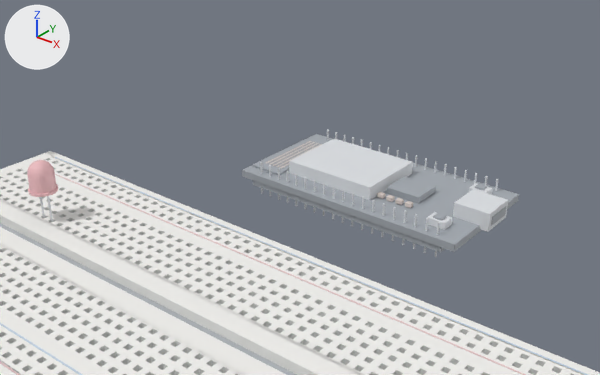
Two versions of the glTF model mcp-server/physical_studio/bench/ready/distance-alarm/step-3.glb, one commit apart.
One viewpoint serves both versions: a 50 mm lens placed at (0.0752, -0.0761, 0.0853), pointed at (-0.022, 0.0453, 0.01). Arrows for +X, +Y and +Z are at upper left; the lights stay in place. The older version comes first. Where no turn or scale is listed for an object, it has been applied to the vertices. Vertices at exactly the same position are counted once.

The first picture shows 'breadboard__mesh', 'led_red__mesh', 'uno__mesh'.
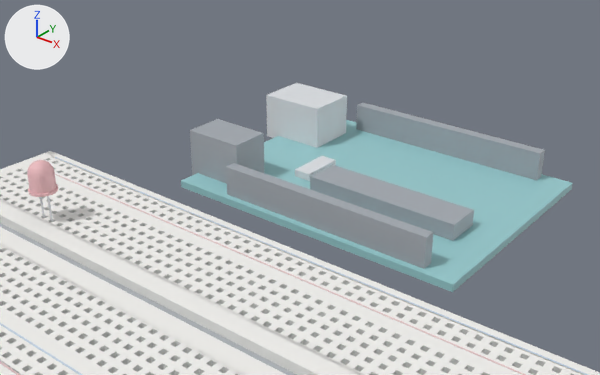
What differs and where, as boxes (x1, y1, x2, y2) in the pictures (600 x 375 px):
```json
{"object": "uno__mesh", "change": "reshaped", "before": [242, 130, 519, 257], "after": [181, 83, 573, 292], "on screen": "41% wider, 64% taller"}
{"part": 1, "of": "me_uno__mesh", "change": "added", "after": [181, 120, 573, 292], "on screen": "cyan"}
{"part": 2, "of": "me_uno__mesh", "change": "added", "after": [266, 83, 347, 148]}
{"part": 3, "of": "me_uno__mesh", "change": "added", "after": [190, 119, 264, 184]}
{"part": 4, "of": "me_uno__mesh", "change": "added", "after": [310, 165, 474, 241]}
{"part": 5, "of": "me_uno__mesh", "change": "added", "after": [295, 156, 336, 181]}
{"part": 6, "of": "me_uno__mesh", "change": "added", "after": [226, 163, 433, 269]}
{"part": 7, "of": "me_uno__mesh", "change": "added", "after": [356, 103, 545, 180]}
{"part": 8, "of": "me_uno__mesh", "change": "deleted", "before": [413, 214, 417, 249]}
{"part": 9, "of": "me_uno__mesh", "change": "deleted", "before": [424, 218, 428, 253]}
{"part": 10, "of": "me_uno__mesh", "change": "deleted", "before": [435, 222, 440, 257]}
{"part": 11, "of": "me_uno__mesh", "change": "deleted", "before": [371, 200, 375, 234]}
{"part": 12, "of": "me_uno__mesh", "change": "deleted", "before": [286, 171, 289, 203]}
{"part": 13, "of": "me_uno__mesh", "change": "deleted", "before": [381, 203, 385, 237]}
{"part": 14, "of": "me_uno__mesh", "change": "deleted", "before": [295, 174, 298, 206]}
{"part": 15, "of": "me_uno__mesh", "change": "deleted", "before": [242, 134, 519, 252]}
```

Edits to the scene script, one JSON object a line:
```json
{"block": "me_uno__mesh", "where": "# used by ob_uno__mesh; location = (0.0, 0.0, 0.0)"}
{"op": "remove", "block": "me_uno__mesh", "code": "me_uno__mesh.from_pydata(...)  # 708 vertices, 1176 faces; spans x -0.0435..0.0137, y 0.051..0.079, z 0.0008..0.009"}
{"op": "add", "block": "me_uno__mesh", "code": "me_uno__mesh.from_pydata(...)  # 56 vertices, 84 faces; spans x -0.054..0.0183, y 0.0383..0.0917, z 0.0038..0.0158"}
{"block": "me_uno__mesh", "change": "me_uno__mesh part 1: a new loose piece, a box spanning x -0.0503..0.0183, y 0.0383..0.0917, z 0.0042..0.0058, in mat_defaultmaterial_001"}
{"block": "me_uno__mesh", "change": "me_uno__mesh part 2: a new loose piece, a box spanning x -0.054..-0.038, y 0.072..0.084, z 0.0048..0.0158, in mat_defaultmaterial_001"}
{"block": "me_uno__mesh", "change": "me_uno__mesh part 3: a new loose piece, a box spanning x -0.052..-0.038, y 0.0435..0.0525, z 0.0048..0.0158, in mat_defaultmaterial_001"}
{"block": "me_uno__mesh", "change": "me_uno__mesh part 4: a new loose piece, a box spanning x -0.0245..0.0105, y 0.052..0.06, z 0.0058..0.0093, in mat_defaultmaterial_001"}
{"block": "me_uno__mesh", "change": "me_uno__mesh part 5: a new loose piece, a box spanning x -0.032..-0.028, y 0.056..0.066, z 0.0058..0.0074, in mat_defaultmaterial_001"}
{"block": "me_uno__mesh", "change": "me_uno__mesh part 6: a new loose piece, a box spanning x -0.0375..0.0115, y 0.0397..0.0422, z 0.0038..0.0123, in mat_defaultmaterial_001"}
{"block": "me_uno__mesh", "change": "me_uno__mesh part 7: a new loose piece, a box spanning x -0.0375..0.0115, y 0.0879..0.0904, z 0.0038..0.0123, in mat_defaultmaterial_001"}
{"block": "me_uno__mesh", "change": "me_uno__mesh part 8: the loose piece of 14 vertices spanning x 0.0015..0.002, y 0.0523..0.0527, z 0.0008..0.0085 is deleted"}
{"block": "me_uno__mesh", "change": "me_uno__mesh part 9: the loose piece of 14 vertices spanning x 0.0041..0.0046, y 0.0523..0.0527, z 0.0008..0.0085 is deleted"}
{"block": "me_uno__mesh", "change": "me_uno__mesh part 10: the loose piece of 14 vertices spanning x 0.0066..0.0071, y 0.0523..0.0527, z 0.0008..0.0085 is deleted"}
{"block": "me_uno__mesh", "change": "me_uno__mesh part 11: the loose piece of 14 vertices spanning x -0.0086..-0.0081, y 0.0523..0.0527, z 0.0008..0.0085 is deleted"}
{"block": "me_uno__mesh", "change": "me_uno__mesh part 12: the loose piece of 14 vertices spanning x -0.0315..-0.031, y 0.0523..0.0527, z 0.0008..0.0085 is deleted"}
{"block": "me_uno__mesh", "change": "me_uno__mesh part 13: the loose piece of 14 vertices spanning x -0.0061..-0.0056, y 0.0523..0.0527, z 0.0008..0.0085 is deleted"}
{"block": "me_uno__mesh", "change": "me_uno__mesh part 14: the loose piece of 14 vertices spanning x -0.029..-0.0285, y 0.0523..0.0527, z 0.0008..0.0085 is deleted"}
{"block": "me_uno__mesh", "change": "me_uno__mesh part 15: 302 vertices removed from x -0.0435..0.0137, y 0.051..0.079, z 0.0008..0.009"}
{"block": "me_uno__mesh", "change": "other edits to the shape of me_uno__mesh do not show in these pictures"}
```
